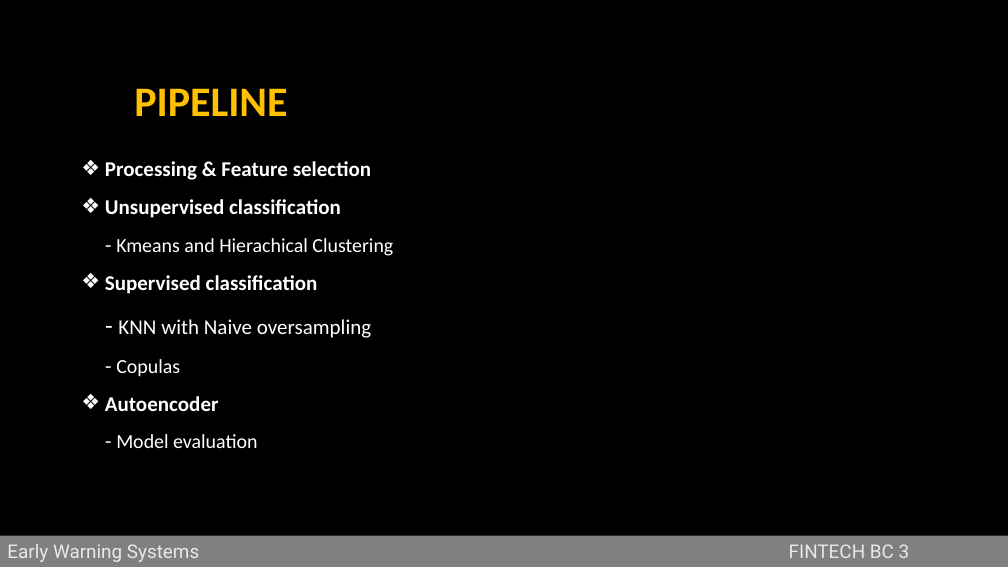
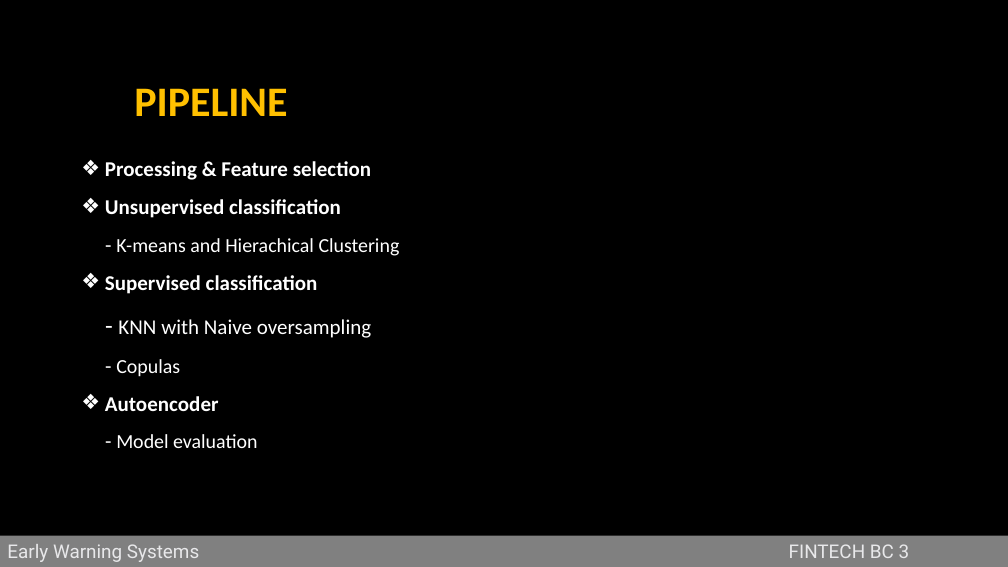
Before and after one commit to jstringara/Fintech, a slide deck: slide 3 of BC3/G/Bozza.pptx. Drawn at 1008x567 pixels with LibreOffice and Linux fonts; fonts in the diff are those of the drawing; background and template pictures are left out. Boxes give left, top, right and bottom in pixels: in the first picture for what was removed or moved away, otherwise in the second. Text is boxed around its words. In the diff, an @@ line names an element or a change of style, - is before the commit and + after.

```diff
--- a/BC3/G/Bozza.pptx
+++ b/BC3/G/Bozza.pptx
@@ text at (x1=116, y1=238, x2=400, y2=256): text changed @@
-- Kmeans and Hierachical Clustering
+- K-means and Hierachical Clustering
```
Also in this commit, not shown: 4 other slides changed.
